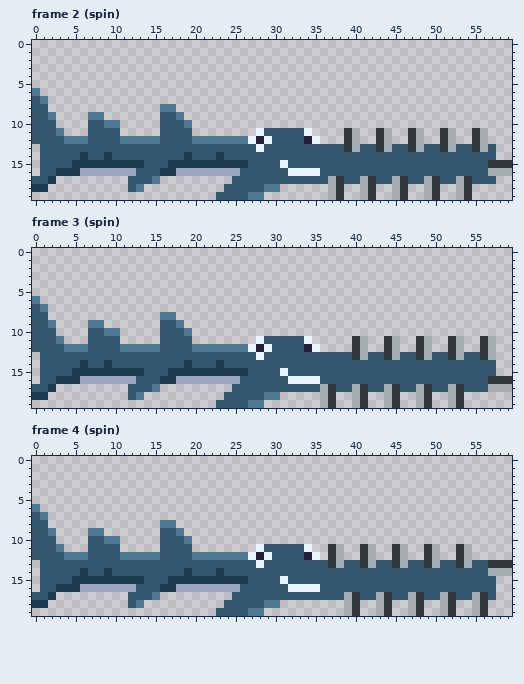
A pixel-art file gets an edit: assets/textures/sawfish.aseprite. The first picture shows the starting point.
60x20 pixels, 7 frames. Shown: frame 2 (spin), frame 3 (spin), frame 4 (spin). The commit also changed other frames, which this record leaves out.
After:
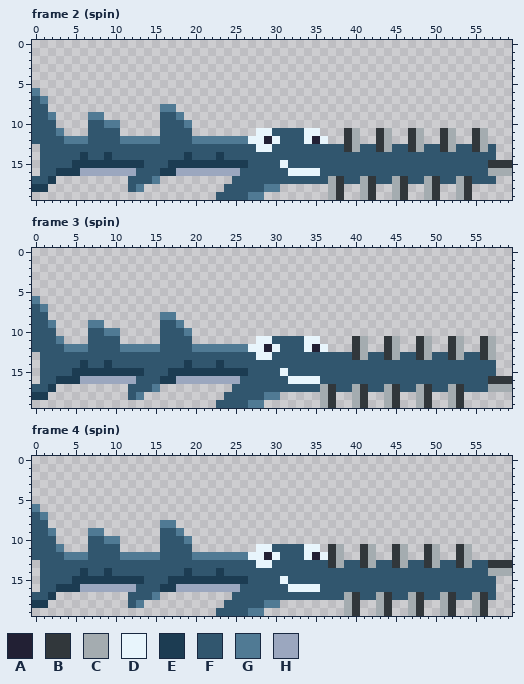
Palette (. is transparent): A #222034  B #31373b  C #a4acb0  D #e8f5fc  E #1c3c52  F #31566e  G #507a94  H #9ba7bf
From the commit log: Updated fish graphic, changed default animations
Change:
--- frame 2 (spin)
@@ x 26..38 @@
 10 .............
-11 ..DFFFFFD....
-12 GDADFFFFAD...
-13 FFDFFFFFFFFFF
+11 ..DDFFFFDD...
+12 GDDADFFFDAD..
+13 FFDDFFFFFFFFF
 14 FFFFFFFFFFFFF
--- frame 3 (spin): the same change as frame 2 (spin)
--- frame 4 (spin)
@@ x 26..38 @@
 10 .............
-11 ..DFFFFFD..BC
-12 GDADFFFFAD.BC
-13 FFDFFFFFFFFBC
+11 ..DDFFFFDD.BC
+12 GDDADFFFDADBC
+13 FFDDFFFFFFFBC
 14 FFFFFFFFFFFFF
